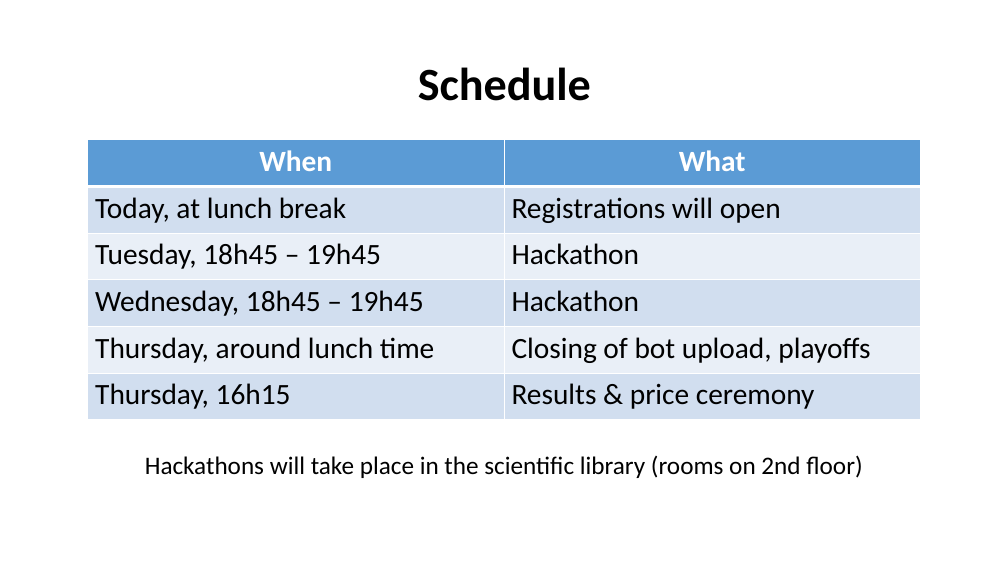
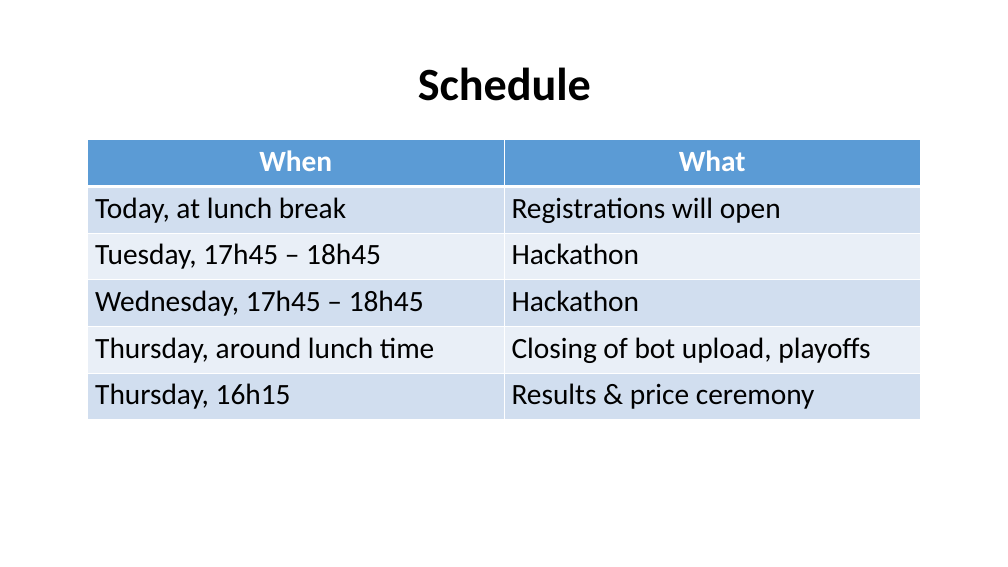
Before and after one commit to dkekel/gridwars, a slide deck: slide 12 of presentation/gridwars-intro-2018.pptx. Drawn at 1008x567 pixels with LibreOffice and Linux fonts; fonts in the diff are those of the drawing. Boxes give left, top, right and bottom in pixels: in the first picture for what was removed or moved away, otherwise in the second. Text is boxed around its words. In the diff, an @@ line names an element or a change of style, - is before the commit and + after.

Commit message:
Update presentation and changed package slides only in starter project and not in the web app

```diff
--- a/presentation/gridwars-intro-2018.pptx
+++ b/presentation/gridwars-intro-2018.pptx
@@ table at [88,140,921,420] @@
-row 3, column 1: Tuesday, 18h45 – 19h45
+row 3, column 1: Tuesday, 17h45 – 18h45
-row 4, column 1: Wednesday, 18h45 – 19h45
+row 4, column 1: Wednesday, 17h45 – 18h45
@@ text removed at [145,455,862,478] @@
-Hackathons will take place in the scientific library (rooms on 2nd floor)
```
Also in this commit, not shown: 6 other files.
